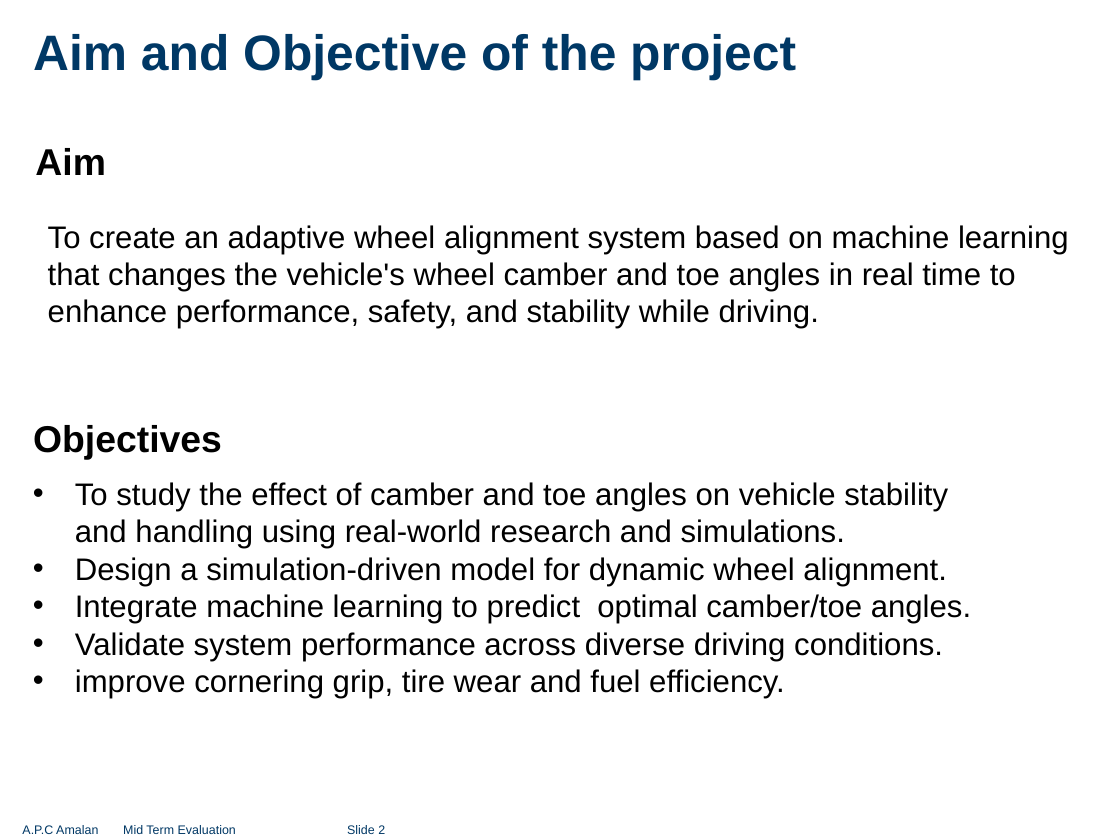
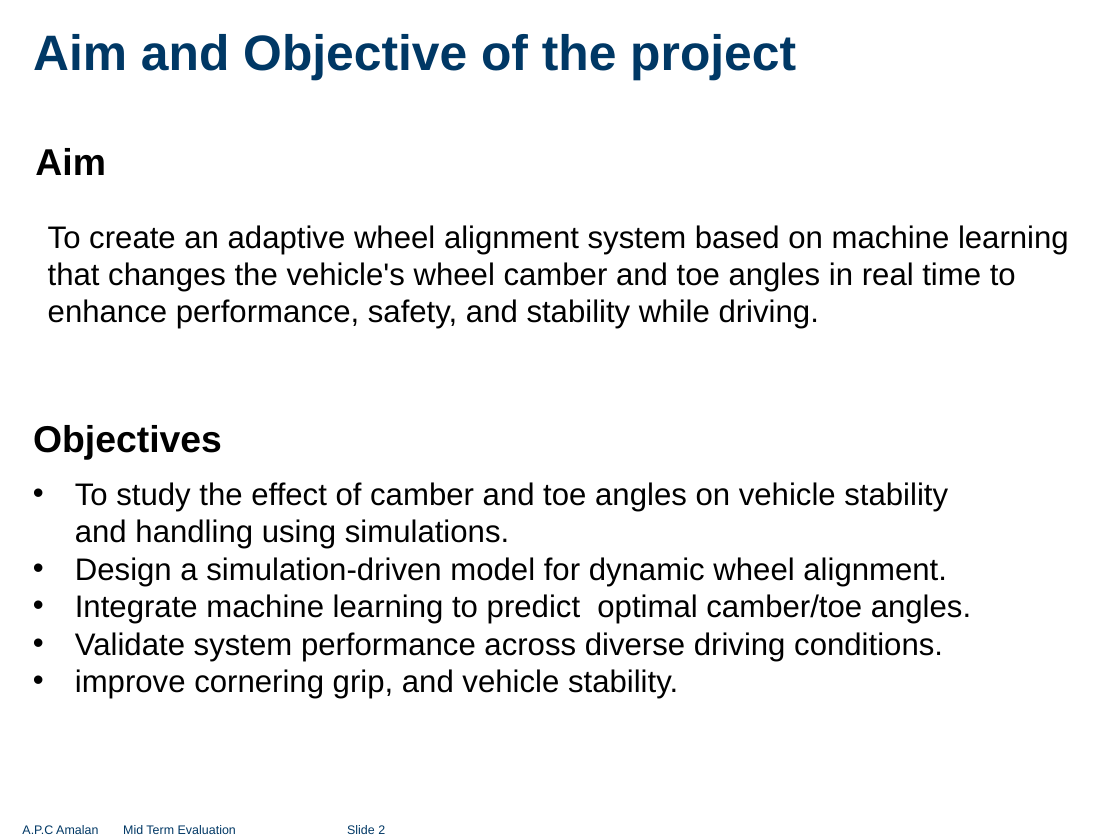
Before and after one commit to Imesh-Isuranga/Suspenso, a slide deck: slide 2 of Suspenso Project Presentation.pptx. Drawn at 1120x840 pixels with LibreOffice and Linux fonts; fonts in the diff are those of the drawing; background and template pictures are left out. Boxes give left, top, right and bottom in pixels: in the first picture for what was removed or moved away, otherwise in the second. Text is boxed around its words. In the diff, an @@ line names an element or a change of style, - is before the commit and + after.

```diff
--- a/Suspenso Project Presentation.pptx
+++ b/Suspenso Project Presentation.pptx
@@ text at (75,482,948,549): text changed @@
-• To study the effect of camber and toe angles on vehicle stability and handling using real-world research and simulations.
+• To study the effect of camber and toe angles on vehicle stability and handling using simulations.
@@ text at (75,669,678,698): text changed @@
-• improve cornering grip, tire wear and fuel efficiency.
+• improve cornering grip, and vehicle stability.
```
Also in this commit, not shown: 3 other slides changed.
